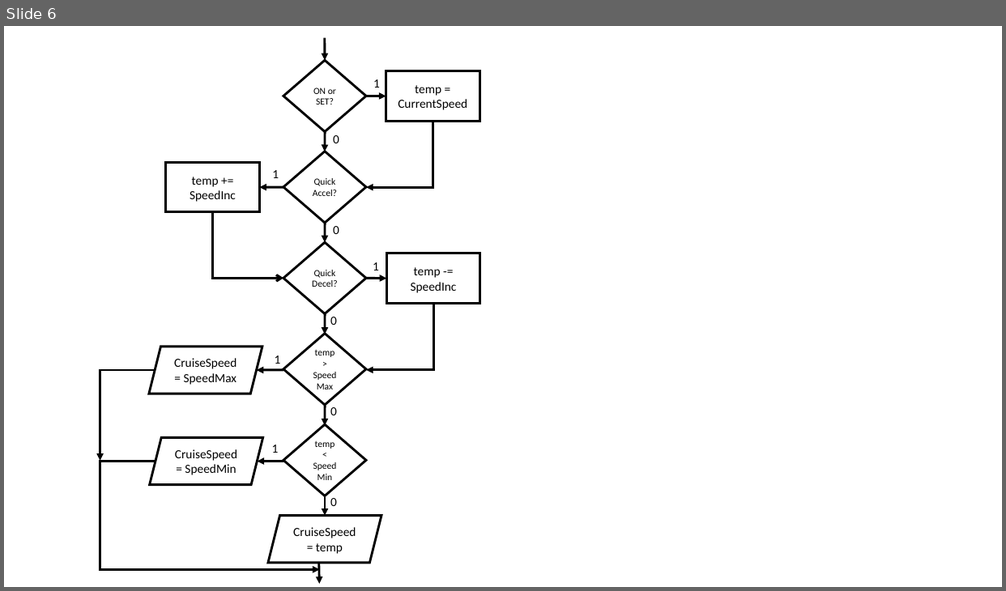
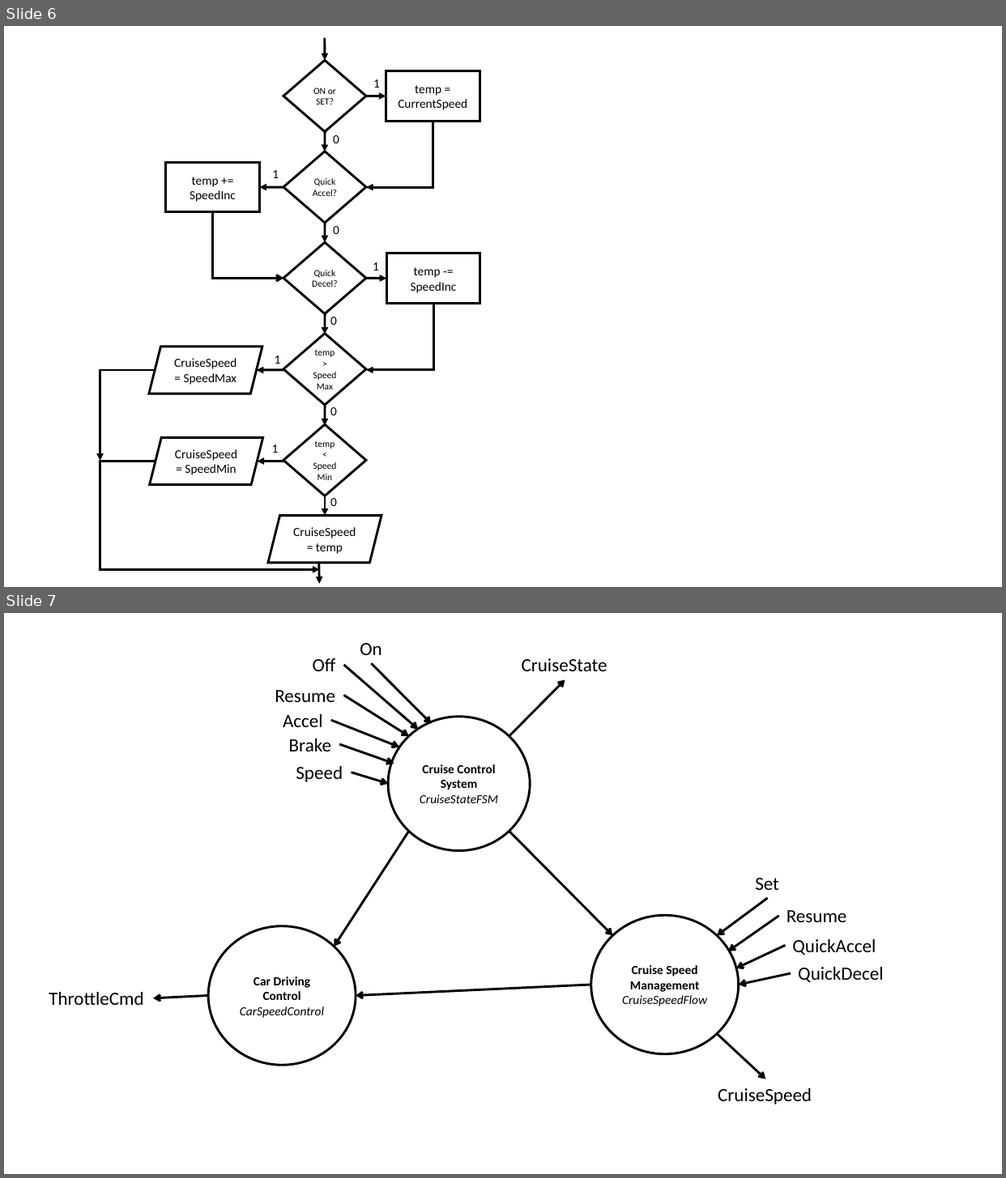
Before and after one commit to nz-Mark-Y/esterel-cruise-controller, a slide deck: Reports and Resources/FSMs.pptx. Shown one above the other, each under a label of ours: slide 6 before the commit, slides 6 and 7 after it. The pictures are 1006x591 and 1006x1178 pixels, drawn with LibreOffice and Linux fonts; fonts in the diff are those of the drawing. Boxes give left, top, right and bottom in pixels: in the first picture for what was removed or moved away, otherwise in the second. Text is boxed around its words. In the diff, an @@ line names an element or a change of style, - is before the commit and + after.

```diff
--- a/Reports and Resources/FSMs.pptx
+++ b/Reports and Resources/FSMs.pptx
@@ slide 7 added at [4, 613, 1002, 1174], background #FFFFFF @@
@@ group added at [49, 643, 883, 1105]: 16 arrows, 13 texts, 3 ellipses @@
+Cruise Control System
+CruiseStateFSM
+Cruise Speed Management
+CruiseSpeedFlow
+Car Driving Control
+CarSpeedControl
+On
+Off
+Resume
+Accel
+Brake
+Speed
+Set
+Resume
+QuickAccel
+QuickDecel
+CruiseState
+CruiseSpeed
+ThrottleCmd
```
Also in this commit, not shown: 1 other file.
